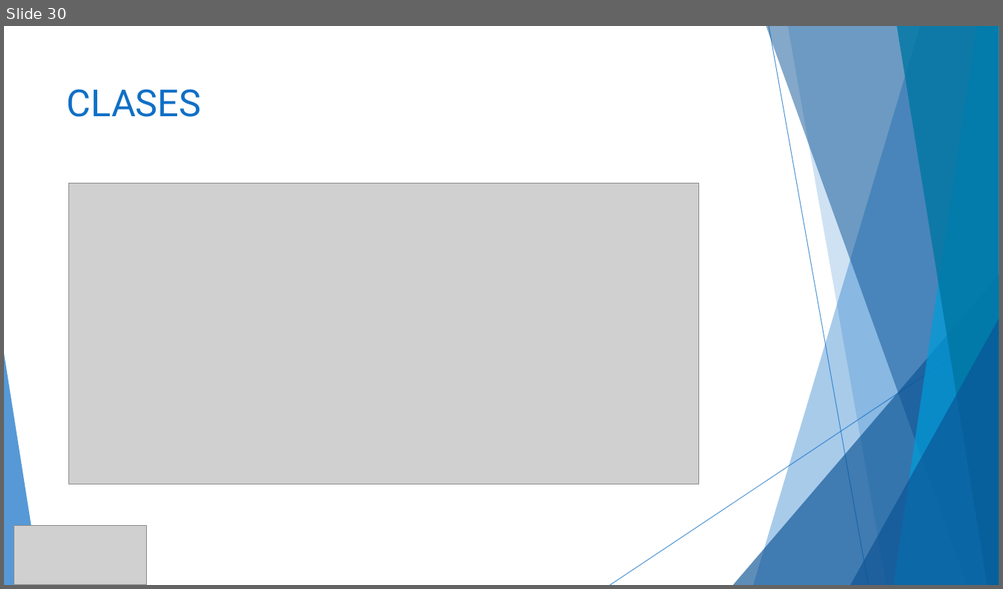
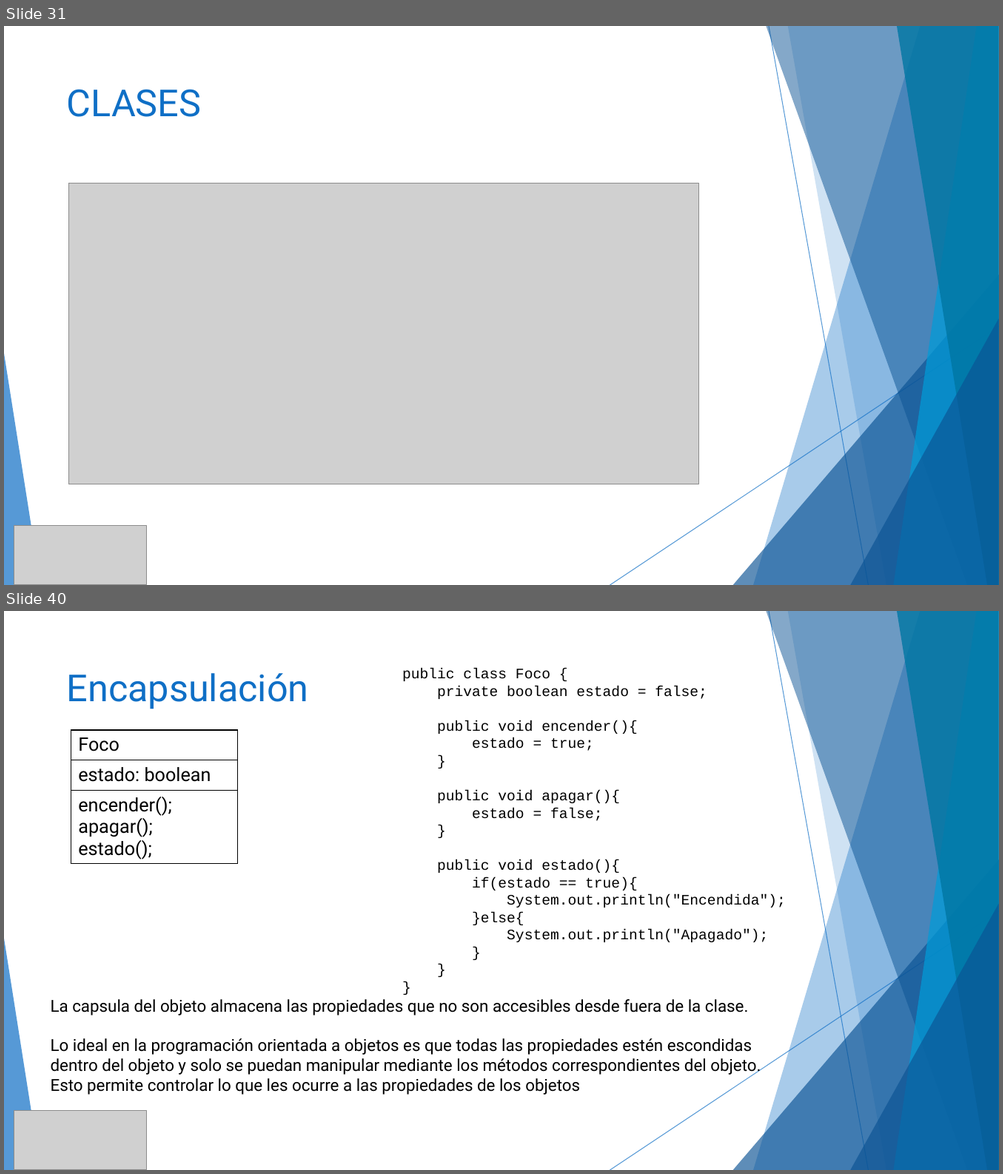
Before and after one commit to MChuil/Java, a slide deck: JAVA.pptx. Shown one above the other, each under a label of ours: slide 30 before the commit, slides 31 and 40 after it; the slides between them are not shown. The pictures are 1003x589 and 1003x1174 pixels, drawn with LibreOffice and Linux fonts; fonts in the diff are those of the drawing; grey boxes stand for pictures. Boxes give left, top, right and bottom in pixels: in the first picture for what was removed or moved away, otherwise in the second. Text is boxed around its words. In the diff, an @@ line names an element or a change of style, - is before the commit and + after.

Commit message:
POO
Inroducion a programación orientada a objetos

```diff
--- a/JAVA.pptx
+++ b/JAVA.pptx
@@ slide 40 added at [4,611,999,1170], background #FFFFFF; not listed: 10 template elements that a slide beside it also shows @@
@@ title added at [67,673,309,709], 36 pt, text #0F6FC6 @@
+Encapsulación
@@ text added at [402,668,785,943], 14 pt, text #000000 @@
+public class Foco {
+private boolean estado = false;
+public void encender(){
+estado = true;
+}
+public void apagar(){
+estado = false;
+}
+public void estado(){
+if(estado == true){
+System.out.println("Encendida");
+}else{
+System.out.println("Apagado");
+}
+}
+}
@@ table added at [71,730,238,866], 3 rows, 1 columns @@
+Foco
+estado: boolean
+encender(); / apagar(); / estado();
@@ text added at [51,999,760,1095], 16 pt, text #000000 @@
+La capsula del objeto almacena las propiedades que no son accesibles desde fuera de la clase.
+Lo ideal en la programación orientada a objetos es que todas las propiedades estén escondidas dentro del objeto y solo se puedan manipular mediante los métodos correspondientes del objeto. Esto permite controlar lo que les ocurre a las propiedades de los objetos
@@ picture added at [14,1111,147,1170] @@
@@ what was slide 30 is now slide 31 @@
```
Also in this commit, not shown: 2 slides changed, 14 other slides added, 17 other files.
